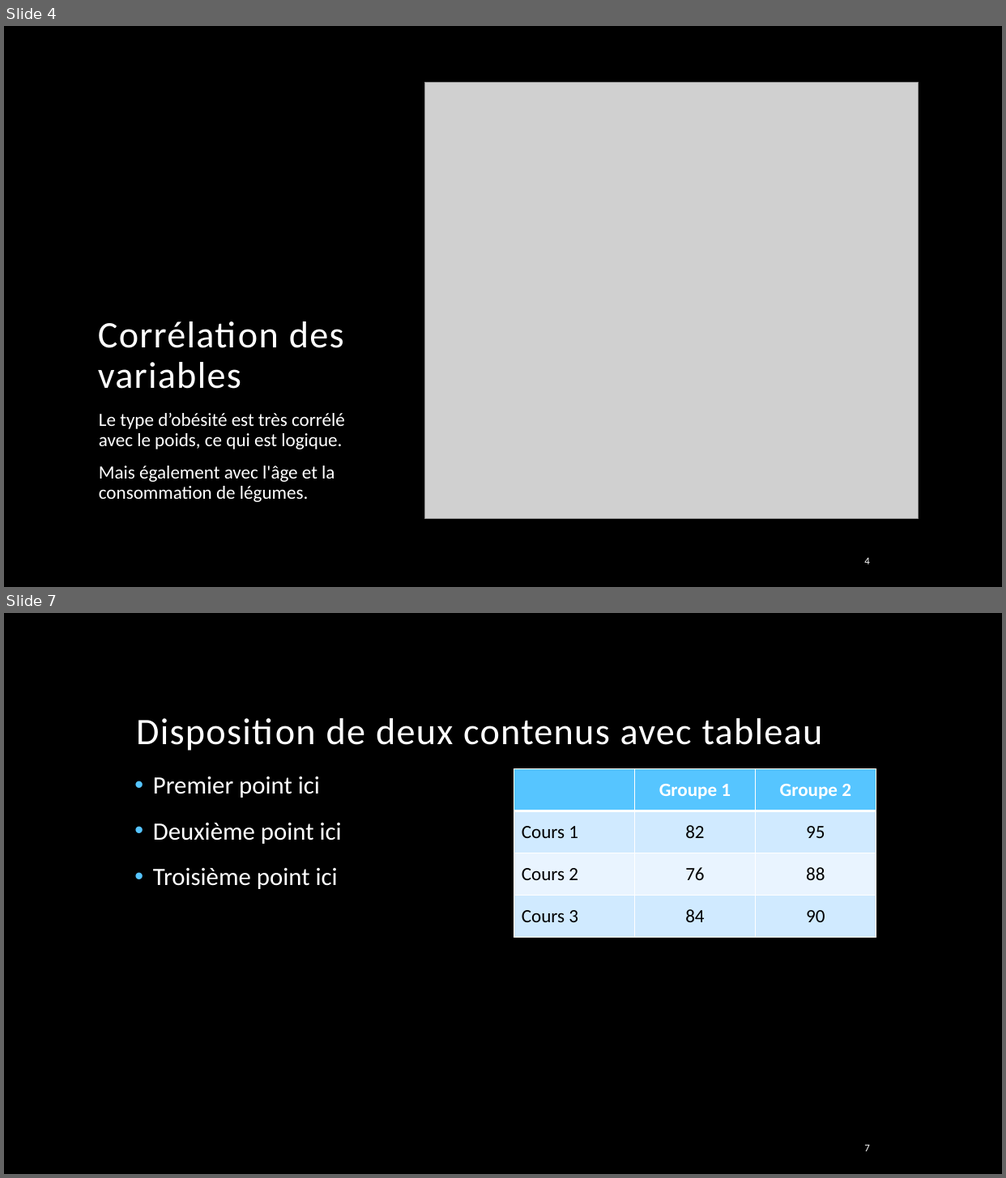
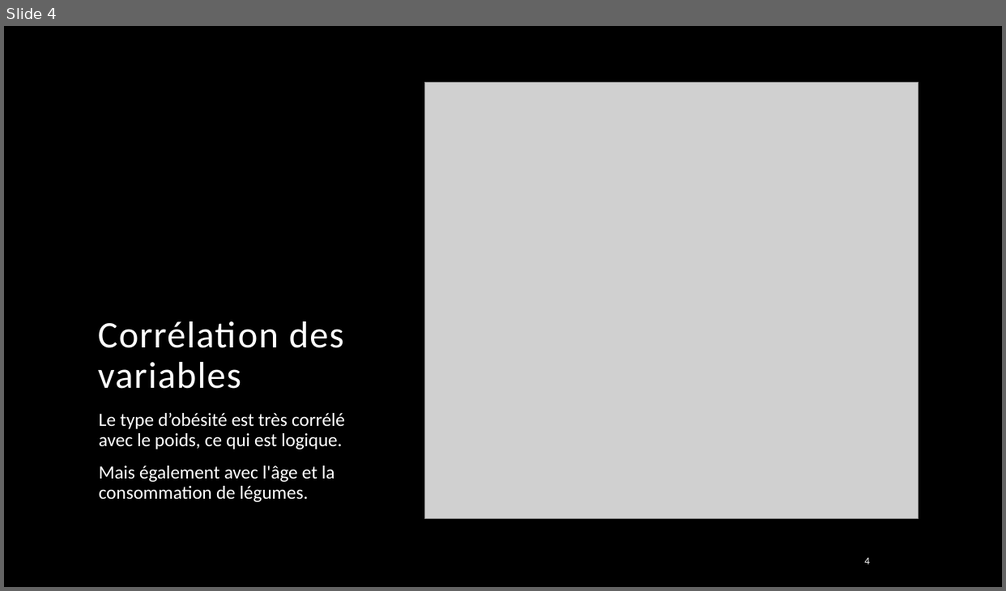
Before and after one commit to Nigirith/Obesity_Data_Analysis, a slide deck: Présentation.pptx. Shown one above the other, each under a label of ours: slides 4 and 7 before the commit, slide 4 after it; the slides between them are not shown. The pictures are 1006x1178 and 1006x591 pixels, drawn with LibreOffice and Linux fonts; fonts in the diff are those of the drawing; grey boxes stand for pictures; background and template pictures are left out. Boxes give left, top, right and bottom in pixels: in the first picture for what was removed or moved away, otherwise in the second. Text is boxed around its words. In the diff, an @@ line names an element or a change of style, - is before the commit and + after.

```diff
--- a/Présentation.pptx
+++ b/Présentation.pptx
@@ slide 7 removed at (4, 613, 1002, 1174), background picture (left out) @@
@@ title removed at (136, 718, 823, 751) @@
-Disposition de deux contenus avec tableau
@@ text removed at (153, 777, 342, 889) @@
-• Premier point ici
-• Deuxième point ici
-• Troisième point ici
@@ table removed at (513, 769, 876, 937), 4 rows, 3 columns @@
- | Groupe 1 | Groupe 2
-Cours 1 | 82 | 95
-Cours 2 | 76 | 88
-Cours 3 | 84 | 90
@@ page number removed at (864, 1144, 869, 1152) @@
-7
```
Also in this commit, not shown: 2 slides changed, 14 slides added, 9 other slides removed, 1 other file.
